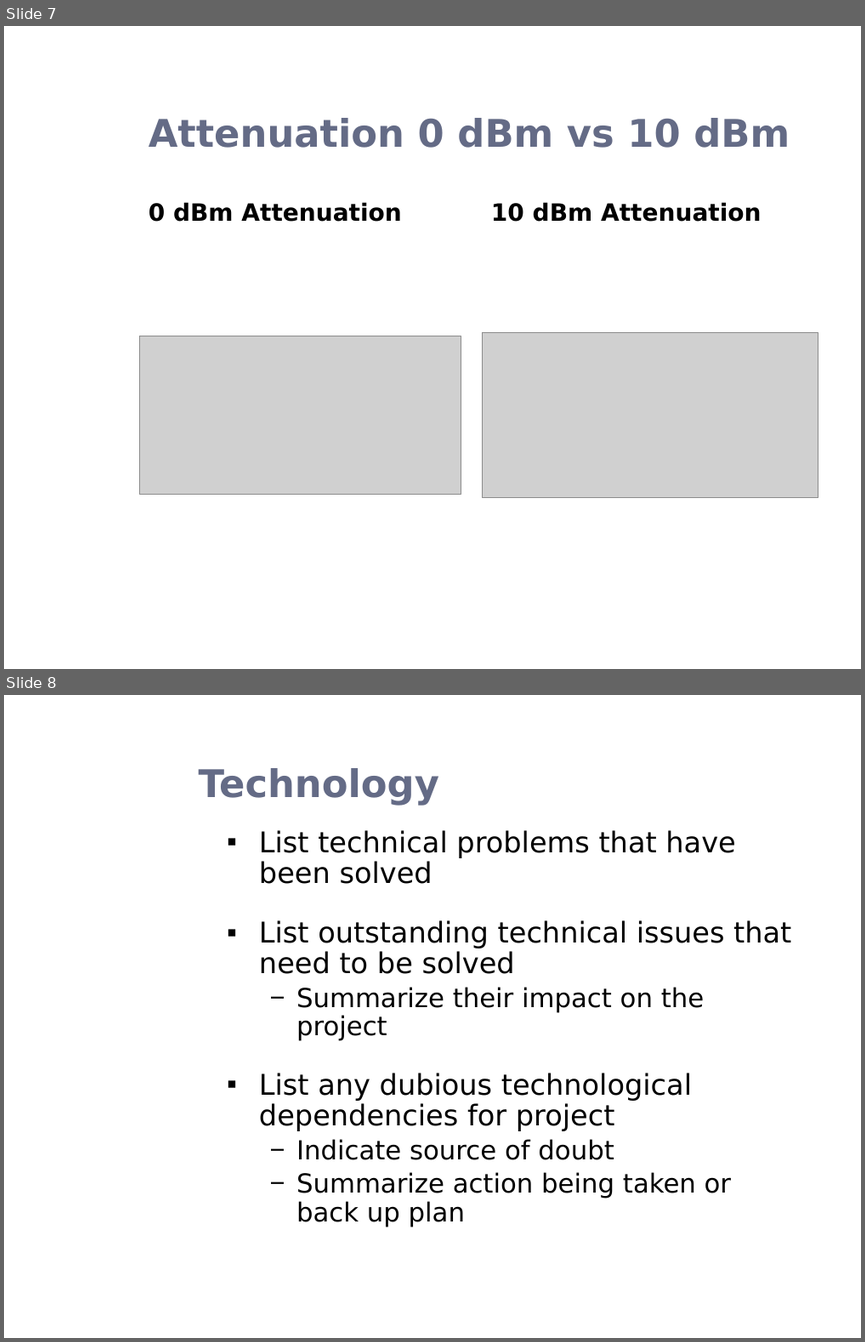
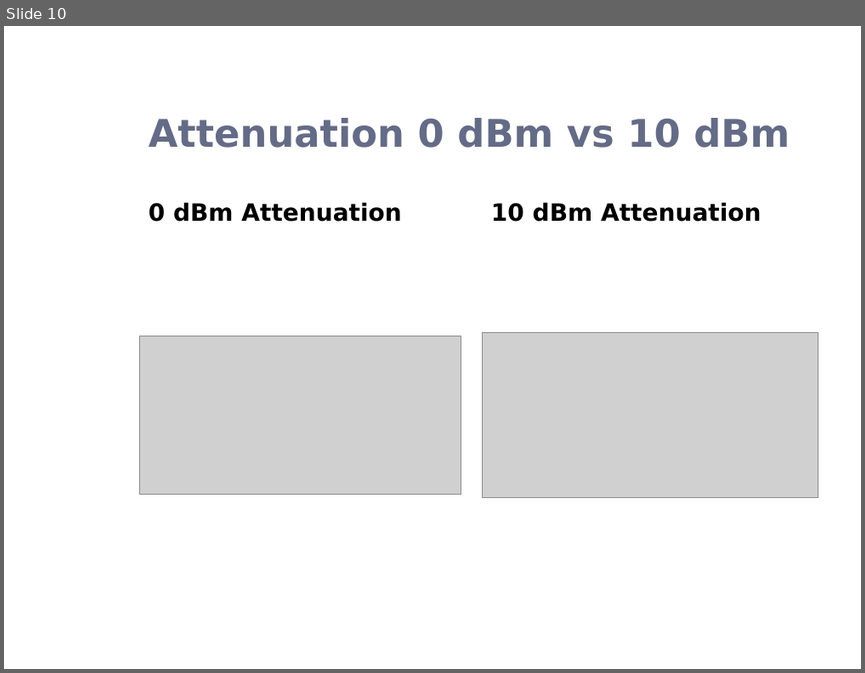
Before and after one commit to esayers/capstone-schwarz, a slide deck: Documentation/Project Update.pptx. Shown one above the other, each under a label of ours: slides 7 and 8 before the commit, slide 10 after it. The pictures are 865x1342 and 865x673 pixels, drawn with LibreOffice and Linux fonts; fonts in the diff are those of the drawing; grey boxes stand for pictures; background and template pictures are left out. Boxes give left, top, right and bottom in pixels: in the first picture for what was removed or moved away, otherwise in the second. Text is boxed around its words. In the diff, an @@ line names an element or a change of style, - is before the commit and + after.

Commit message:
Project Update
Added presentation slides

```diff
--- a/Documentation/Project Update.pptx
+++ b/Documentation/Project Update.pptx
@@ slide 8 removed at <box>4,695,861,1338</box>, background picture (left out) @@
@@ title removed at <box>199,768,439,805</box> @@
-Technology
@@ text removed at <box>259,830,791,1227</box> @@
-▪ List technical problems that have been solved
-▪ List outstanding technical issues that need to be solved
-  − Summarize their impact on the project
-▪ List any dubious technological dependencies for project
-  − Indicate source of doubt
-  − Summarize action being taken or back up plan
@@ what was slide 7 is now slide 10 @@
```
Also in this commit, not shown: 2 slides changed, 8 slides added, 4 other slides removed, 2 other files.
